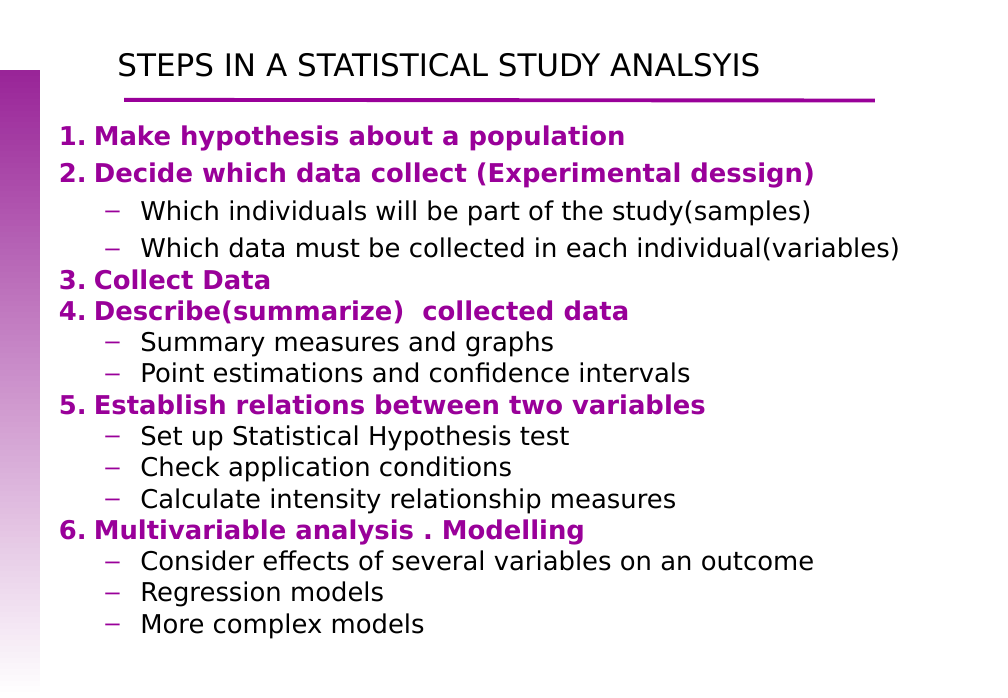
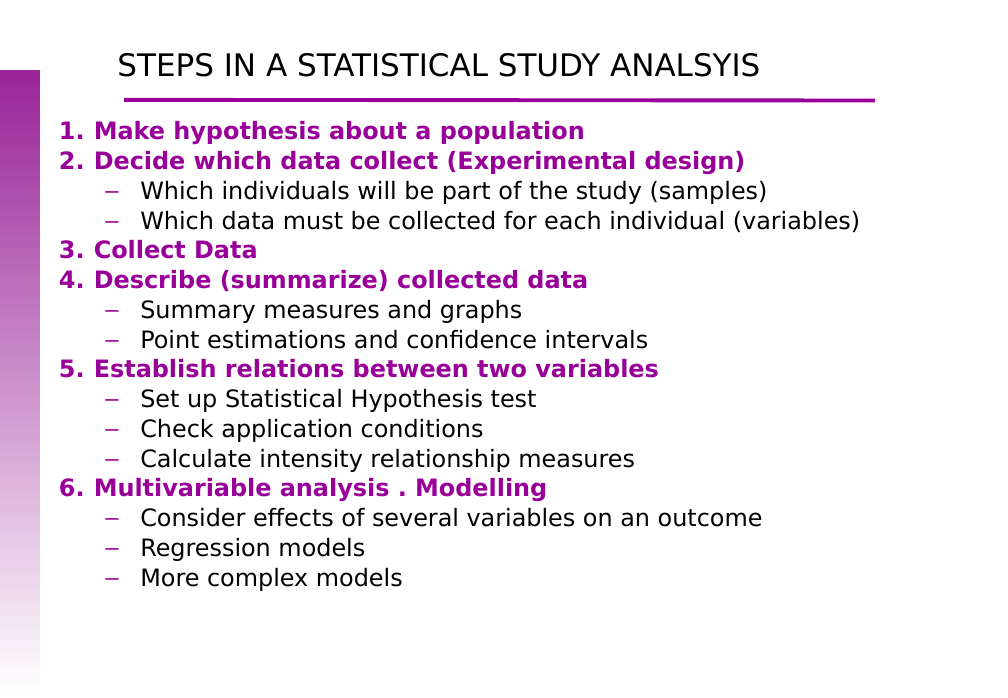
Before and after one commit to uebvhir/Course_Basic_Statistics-VHIO-2019, a slide deck: slide 6 of Sessio_2/EBB_2018_Session_2_Descriptive_analysis.ppt. Drawn at 1008x698 pixels with LibreOffice and Linux fonts; fonts in the diff are those of the drawing; background and template pictures are left out. Boxes give left, top, right and bottom in pixels: in the first picture for what was removed or moved away, otherwise in the second. Text is boxed around its words. In the diff, an @@ line names an element or a change of style, - is before the commit and + after.

```diff
--- a/Sessio_2/EBB_2018_Session_2_Descriptive_analysis.ppt
+++ b/Sessio_2/EBB_2018_Session_2_Descriptive_analysis.ppt
@@ text at (94, 120, 763, 591): size 20 to 18.5 pt in "Make hypothesis about a population", "Collect Data", "Summary measures and graphs", "Point estimations and confidence intervals" and 8 more places; line spacing 1 to 0.9; less space between paragraphs; line spacing 0.8 to 0.9 @@
@@ text at (94, 150, 860, 232): text changed; size 20 to 18.5 pt @@
-2. Decide which data collect (Experimental dessign)
-  – Which individuals will be part of the study(samples)
-  – Which data must be collected in each individual(variables)
+2. Decide which data collect (Experimental design)
+  – Which individuals will be part of the study (samples)
+  – Which data must be collected for each individual (variables)
@@ text at (94, 269, 588, 291): text changed; size 20 to 18.5 pt @@
-4. Describe(summarize) collected data
+4. Describe (summarize) collected data
```
Also in this commit, not shown: 21 other slides changed, 1 slide added, 1 slide removed, 1 other file.
